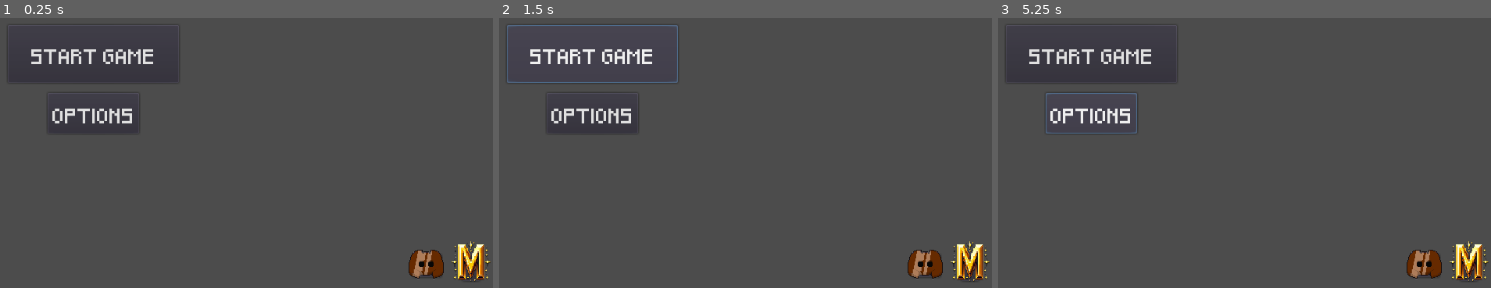
Above: before the commit, frames 1-3 (left to right).
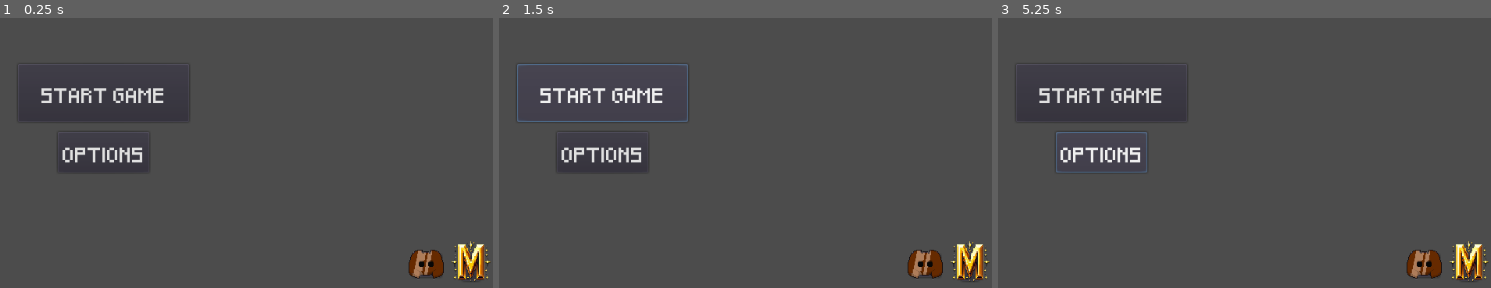
Above: after the commit, the same moments.

Repository: Alexrupa27/JocProyectoMineralRush
Game: Godot game, scene res://HUB.tscn
Two runs of this game, one before a commit and one after it. Both use one fixed random seed, a clock stepped at 60 frames per second and the inputs below.
Inputs (mouse positions are in pixels of both pictures, inside the frame that each line leads up to):
- Up to frame 1 (0.25 s): no input
- Up to frame 2 (1.5 s): click "START GAME" at 0.5 s; click "START GAME" at 1.25 s
- Up to frame 3 (5.25 s): click (1471, 266) at 2 s; click (1471, 266) at 2.75 s; click "START GAME" at 3.5 s; click (1471, 266) at 4.25 s; click "OPTIONS" at 5 s

The runs differ from the first frame. In frame 1, 2.5% of the frame differs, in the area x 3-37%, y 11-54%; in frame 2, 3.1%, in the area x 1-39%, y 2-54%; in frame 3, 2.9%.

Commit message:
Update HUB.tscn

Diff:
--- a/HUB.tscn
+++ b/HUB.tscn
@@ -26,10 +26,10 @@
 anchor_top = 0.5
 anchor_right = 0.5
 anchor_bottom = 0.5
-margin_left = -109.5
-margin_top = -37.0
-margin_right = 109.5
-margin_bottom = 37.0
+margin_left = -96.0
+margin_top = 13.0
+margin_right = 123.0
+margin_bottom = 87.0
 custom_fonts/font = SubResource( 1 )
 text = "START GAME"
 
@@ -38,10 +38,10 @@
 anchor_top = 0.627
 anchor_right = 0.5
 anchor_bottom = 0.627
-margin_left = -58.5
-margin_top = -26.2
-margin_right = 58.5
-margin_bottom = 25.8
+margin_left = -45.0
+margin_top = 23.8
+margin_right = 72.0
+margin_bottom = 75.8
 custom_fonts/font = SubResource( 2 )
 text = "OPTIONS"
 
